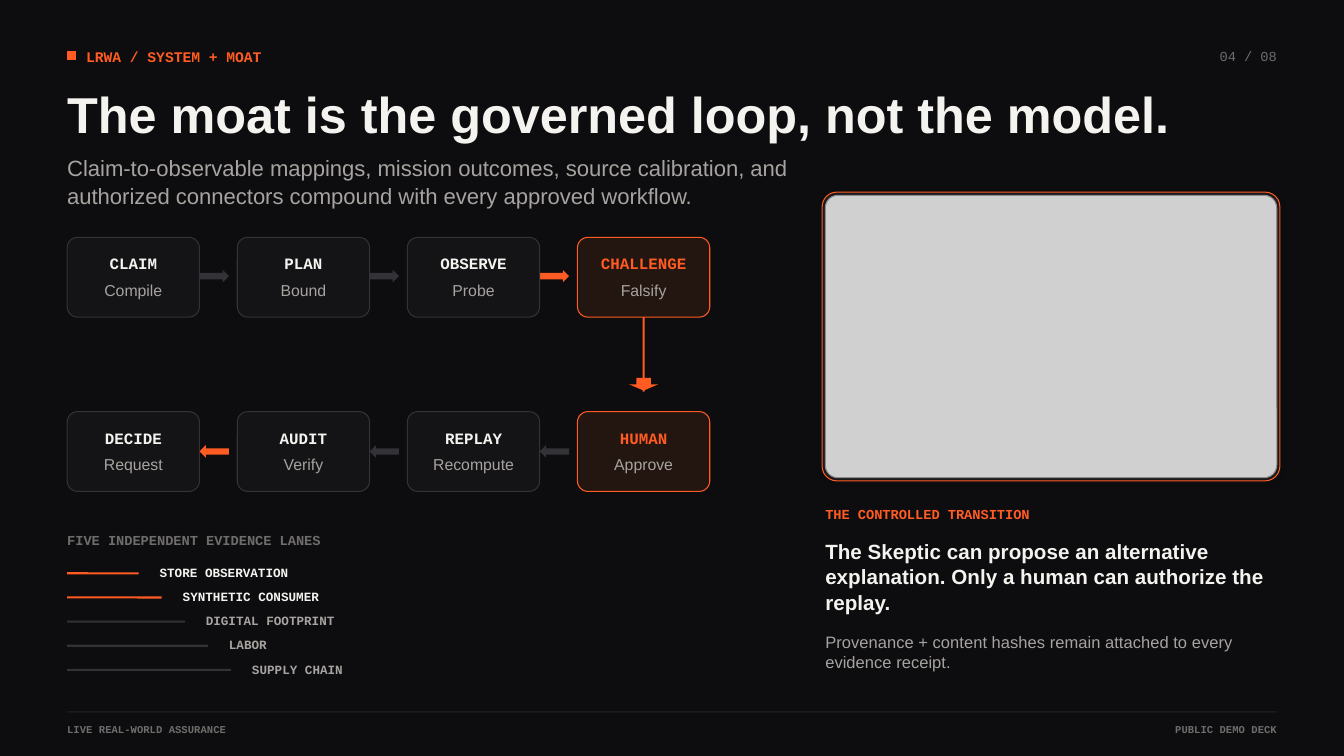
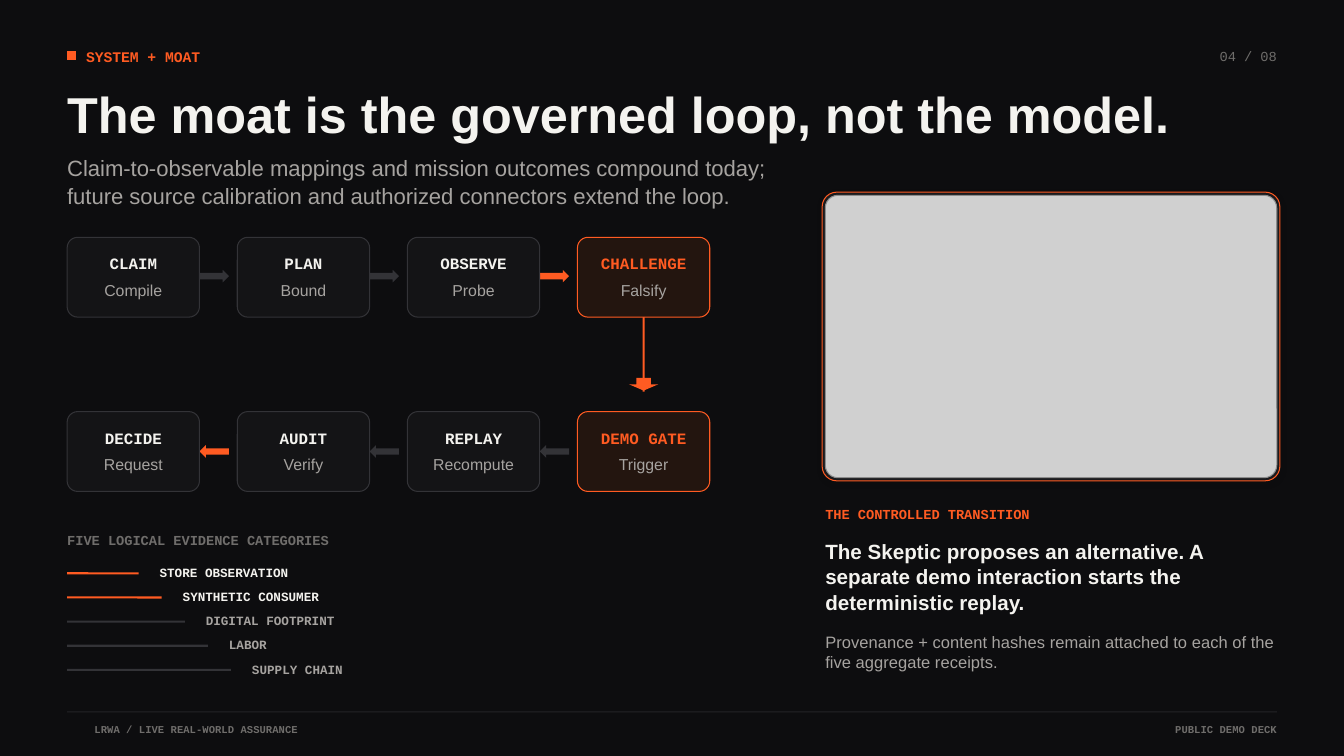
Before and after one commit to 0xWeakSheep/lrwa-agent-web, a slide deck: slide 4 of public/materials/LRWA_Seed_Deck.pptx. Drawn at 1344x756 pixels with LibreOffice and Linux fonts; fonts in the diff are those of the drawing; grey boxes stand for pictures; background and template pictures are left out. Boxes give left, top, right and bottom in pixels: in the first picture for what was removed or moved away, otherwise in the second. Text is boxed around its words. In the diff, an @@ line names an element or a change of style, - is before the commit and + after.

```diff
--- a/public/materials/LRWA_Seed_Deck.pptx
+++ b/public/materials/LRWA_Seed_Deck.pptx
@@ text at [86, 52, 200, 62]: text changed @@
-LRWA / SYSTEM + MOAT
+SYSTEM + MOAT
@@ text at [67, 160, 765, 209]: text changed @@
-Claim-to-observable mappings, mission outcomes, source calibration, and authorized connectors compound with every approved workflow.
+Claim-to-observable mappings and mission outcomes compound today; future source calibration and authorized connectors extend the loop.
@@ text at [601, 433, 686, 444]: text changed @@
-HUMAN
+DEMO GATE
@@ text at [619, 458, 668, 473]: text changed @@
-Approve
+Trigger
@@ text at [67, 536, 329, 545]: text changed @@
-FIVE INDEPENDENT EVIDENCE LANES
+FIVE LOGICAL EVIDENCE CATEGORIES
@@ text at [825, 544, 1204, 614]: text changed @@
-The Skeptic can propose an alternative explanation. Only a human can authorize the replay.
+The Skeptic proposes an alternative. A separate demo interaction starts the deterministic replay.
@@ text at [825, 636, 1274, 672]: text changed @@
-Provenance + content hashes remain attached to every evidence receipt.
+Provenance + content hashes remain attached to each of the five aggregate receipts.
@@ text at [94, 726, 298, 733]: text changed @@
-LIVE REAL-WORLD ASSURANCE
+LRWA / LIVE REAL-WORLD ASSURANCE
```
Also in this commit, not shown: 7 other slides changed, 20 other files.
